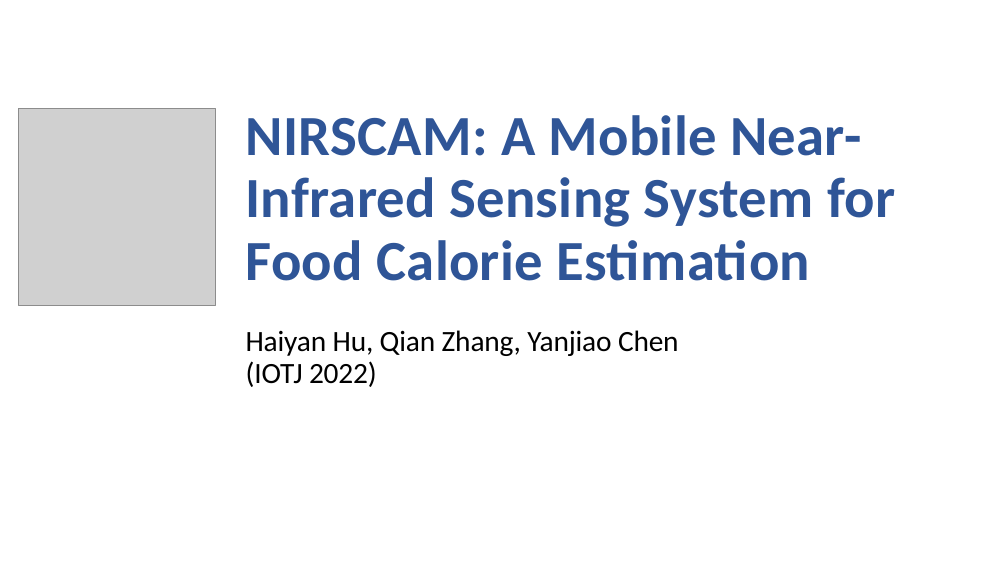
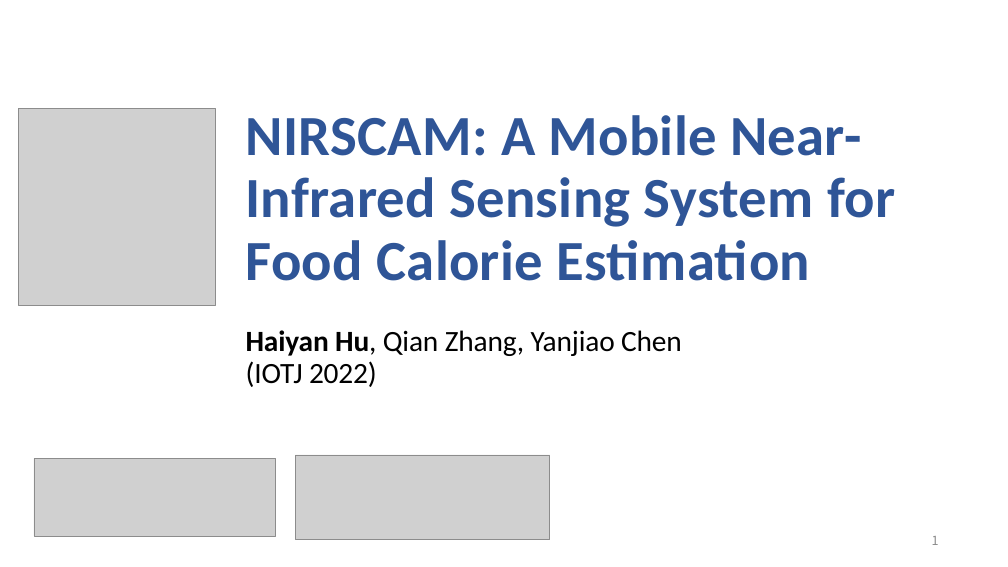
Before and after one commit to hyanhu/hyanhu.github.io, a slide deck: slide 1 of files/NIRSCAM.pptx. Drawn at 1008x567 pixels with LibreOffice and Linux fonts; fonts in the diff are those of the drawing; grey boxes stand for pictures. Boxes give left, top, right and bottom in pixels: in the first picture for what was removed or moved away, otherwise in the second. Text is boxed around its words. In the diff, an @@ line names an element or a change of style, - is before the commit and + after.

```diff
--- a/files/NIRSCAM.pptx
+++ b/files/NIRSCAM.pptx
@@ title "NIRSCAM: A Mobile Near-Infrared Sensing ..." at box(246, 115, 895, 387): bold on in "Haiyan Hu," @@
@@ picture added at box(34, 459, 276, 536) @@
@@ picture added at box(296, 455, 551, 540) @@
@@ page number added at box(932, 536, 939, 545), 12 pt, text #8C8C8C @@
+1
```
Also in this commit, not shown: 2 other slides changed, 9 slides added, 3 slides removed, 1 other file.
